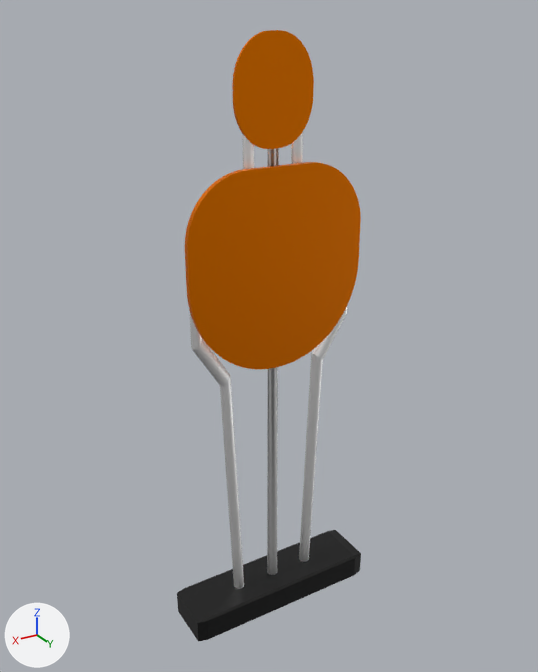
The glTF model wall.glb, before and after one commit.
Rendered twice from a camera (50 mm lens) standing at (1.231, 2.027, 1.14) and looking at (-0.002, -0.029, 0.112). Every picture has the same lights, and +X, +Y and +Z are marked at lower left. Where no turn or scale is listed for an object, it has been applied to the vertices.
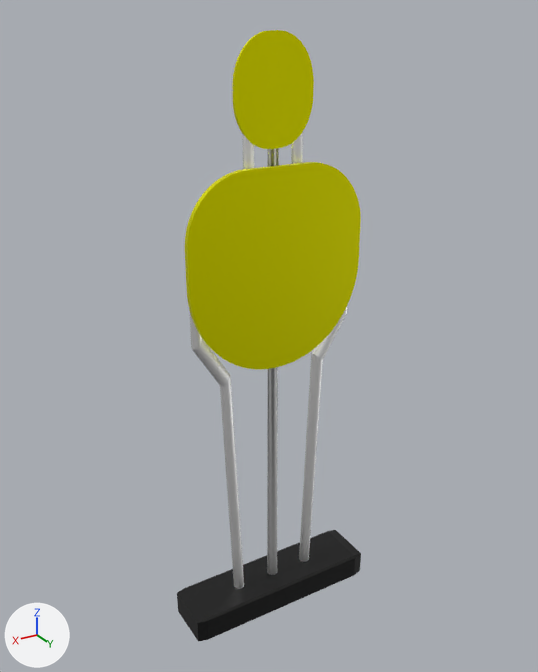
Diff of the bpy script that builds the scene:
```diff
--- a/wall.glb.py
+++ b/wall.glb.py
@@ mat_material_006 @@
 mat_material_006 = principled_material('Material.006')
-mat_material_006.base_color = (1.0, 0.25, 0.0)  # orange #ff8900
+mat_material_006.base_color = (1.0, 1.0, 0.0)  # yellow #ffff00
 mat_material_006.metallic = 1.0
@@ mat_material_001 @@
 mat_material_001 = principled_material('Material.001')
-mat_material_001.base_color = (1.0, 0.25, 0.0)  # orange #ff8900
+mat_material_001.base_color = (1.0, 1.0, 0.0)  # yellow #ffff00
 mat_material_001.metallic = 1.0
```

Location of each change, [x1, y1, x2, y2] in pixels of the pictures (538 x 672 px):
'Cube.001', recoloured: [185, 162, 361, 369] in both
'Cube.002', recoloured: [232, 30, 314, 149] in both
